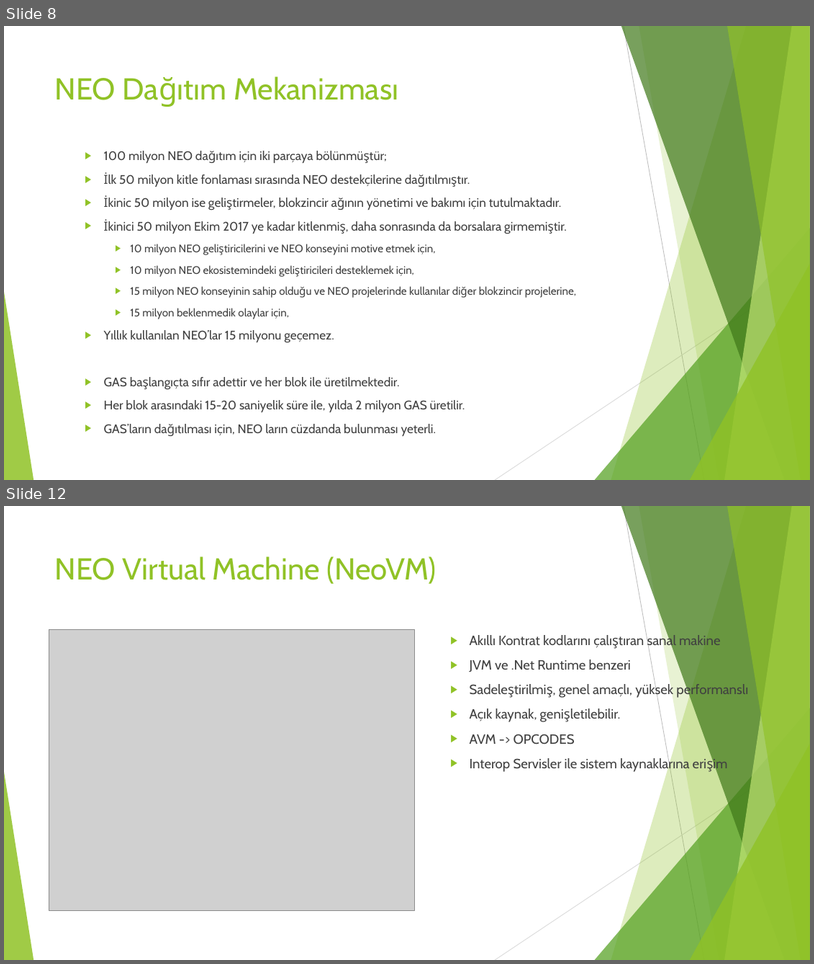
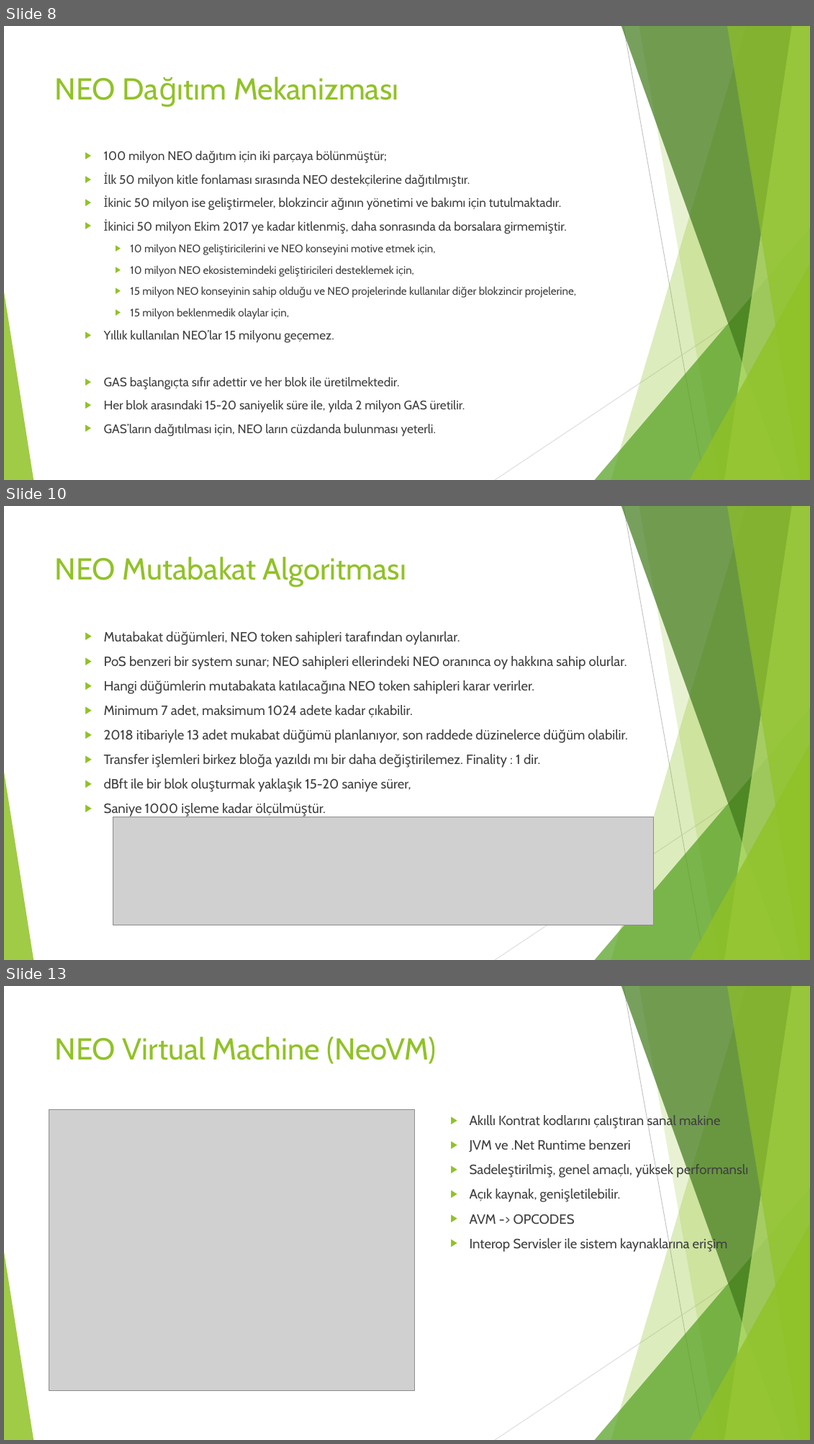
Before and after one commit to NeoBlockchainTurkey/SunumDosyalari, a slide deck: 12.05.2018 Marmara Blockchain Day/NEO Blokzinciri.pptx. Shown one above the other, each under a label of ours: slides 8 and 12 before the commit, slides 8, 10 and 13 after it; the slides between them are not shown. The pictures are 814x964 and 814x1444 pixels, drawn with LibreOffice and Linux fonts; fonts in the diff are those of the drawing; grey boxes stand for pictures. Boxes give left, top, right and bottom in pixels: in the first picture for what was removed or moved away, otherwise in the second. Text is boxed around its words. In the diff, an @@ line names an element or a change of style, - is before the commit and + after.

```diff
--- a/12.05.2018 Marmara Blockchain Day/NEO Blokzinciri.pptx
+++ b/12.05.2018 Marmara Blockchain Day/NEO Blokzinciri.pptx
@@ slide 10 added at <box>4,506,810,960</box>, background #FFFFFF; not listed: 10 template elements that a slide beside it also shows @@
@@ title added at <box>55,556,406,587</box>, 36 pt, text #90C226 @@
+NEO Mutabakat Algoritması
@@ text added at <box>104,631,628,817</box>, 16 pt, text #404040 @@
+  ▶ Mutabakat düğümleri, NEO token sahipleri tarafından oylanırlar.
+  ▶ PoS benzeri bir system sunar; NEO sahipleri ellerindeki NEO oranınca oy hakkına sahip olurlar.
+  ▶ Hangi düğümlerin mutabakata katılacağına NEO token sahipleri karar verirler.
+  ▶ Minimum 7 adet, maksimum 1024 adete kadar çıkabilir.
+  ▶ 2018 itibariyle 13 adet mukabat düğümü planlanıyor, son raddede düzinelerce düğüm olabilir.
+  ▶ Transfer işlemleri birkez bloğa yazıldı mı bir daha değiştirilemez. Finality : 1 dir.
+  ▶ dBft ile bir blok oluşturmak yaklaşık 15-20 saniye sürer,
+  ▶ Saniye 1000 işleme kadar ölçülmüştür.
@@ picture added at <box>113,817,653,925</box> @@
@@ what was slide 12 is now slide 13 @@
```
Also in this commit, not shown: 3 slides changed, 6 other slides added, 17 slides removed, 10 other files.
